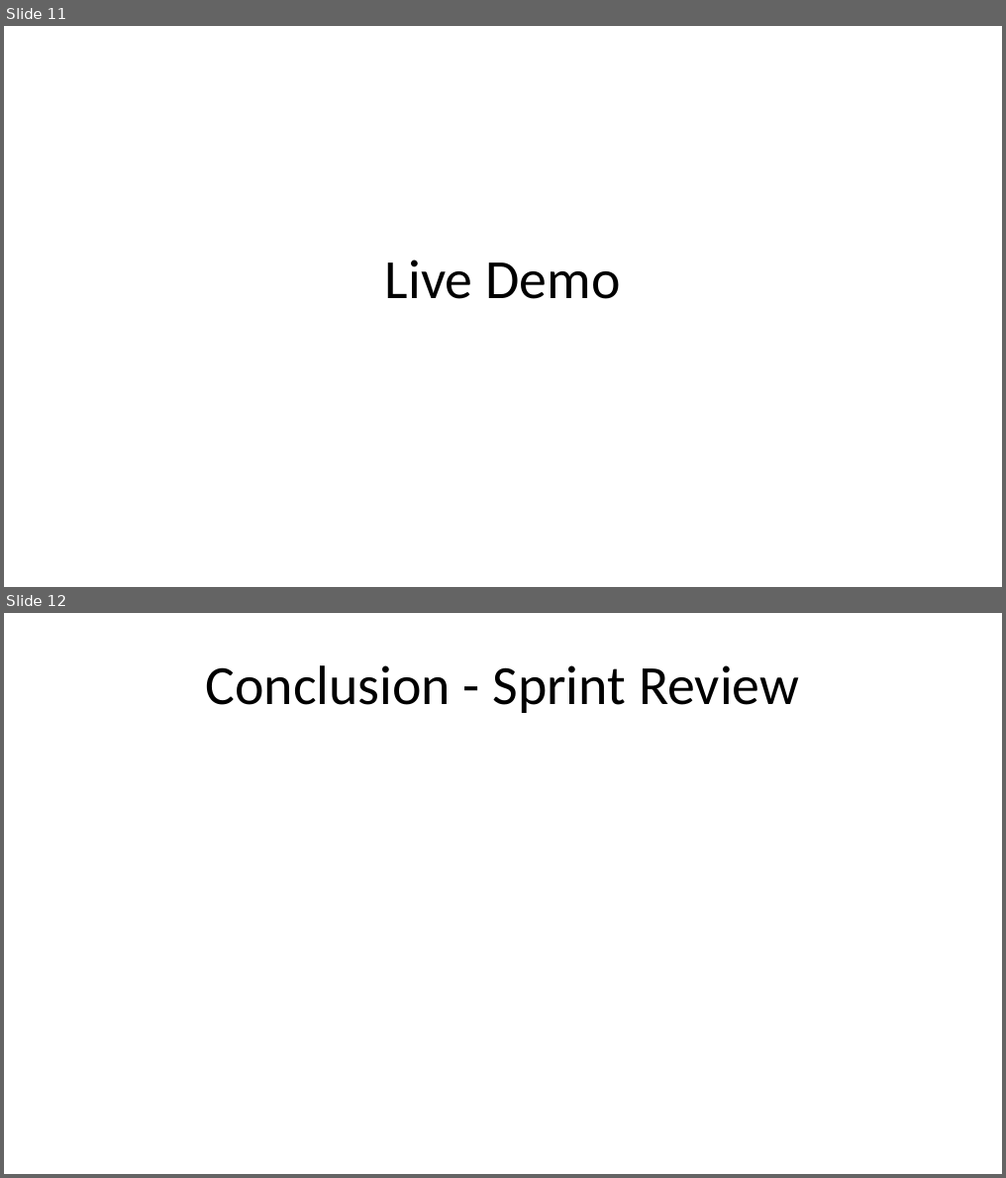
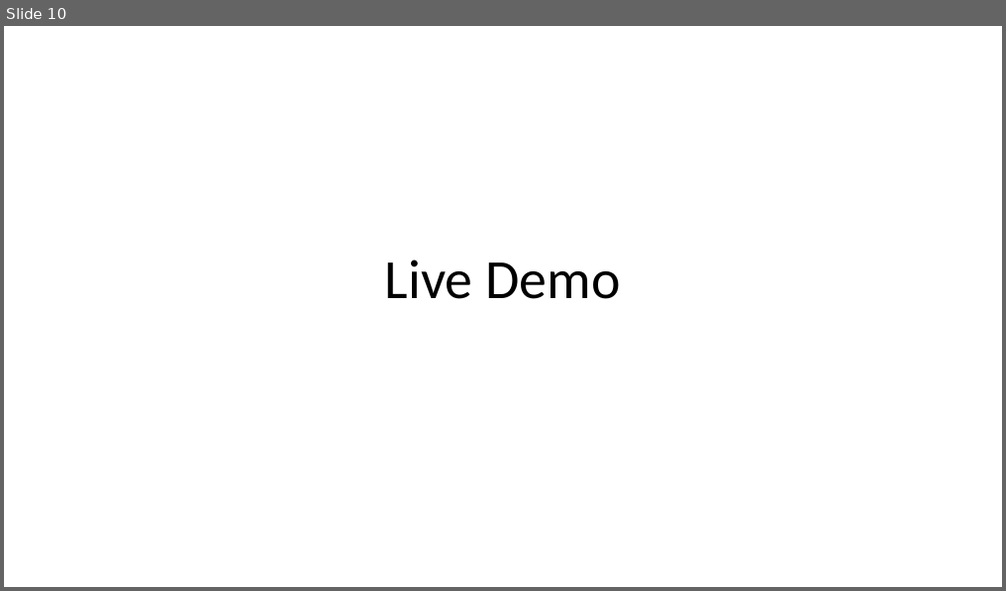
Before and after one commit to Peter-Dagley/Movie-Website, a slide deck: Documentation/Cinema Project Presentation.odp. Shown one above the other, each under a label of ours: slides 11 and 12 before the commit, slide 10 after it. The pictures are 1006x1178 and 1006x591 pixels, drawn with LibreOffice and Linux fonts; fonts in the diff are those of the drawing. Boxes give left, top, right and bottom in pixels: in the first picture for what was removed or moved away, otherwise in the second. Text is boxed around its words. In the diff, an @@ line names an element or a change of style, - is before the commit and + after.

```diff
--- a/Documentation/Cinema Project Presentation.odp
+++ b/Documentation/Cinema Project Presentation.odp
@@ slide 12 removed at (x1=4, y1=613, x2=1002, y2=1174), background #FFFFFF @@
@@ title removed at (x1=206, y1=665, x2=799, y2=713) @@
-Conclusion - Sprint Review
@@ what was slide 11 is now slide 10 @@
```
Also in this commit, not shown: 7 slides changed, 5 slides added, 5 other slides removed.
